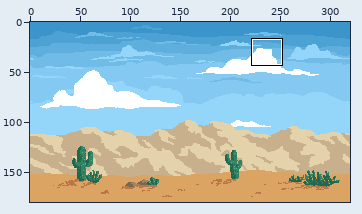
Two states of a pixel-art file, aseprite/Background.aseprite. Above, an overview of the earlier version with the close-up marked.
Close-up. As it was:
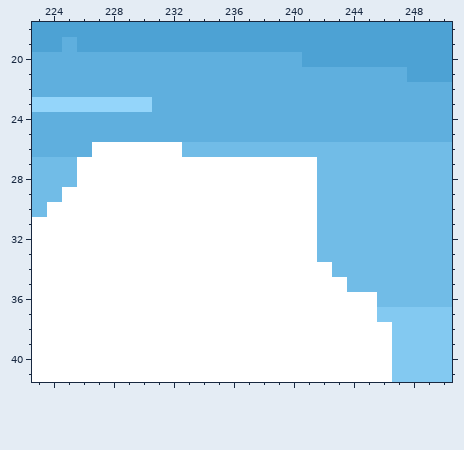
320x180 pixels, 1 frame. Shown: x 223..250, y 18..41. The commit also changed other parts of the picture, which this record leaves out.
New version:
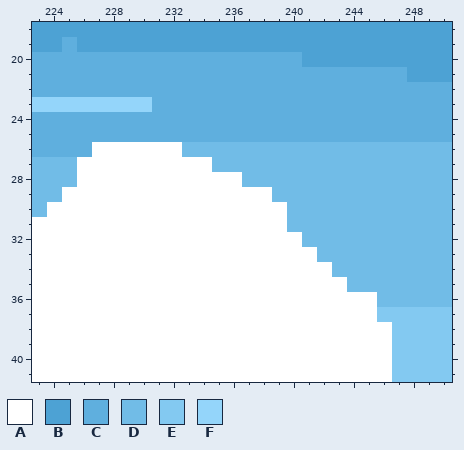
Palette (. is transparent): A #ffffff  B #4da2d4  C #5fafde  D #71bce7  E #83c9f1  F #94d5fa
From old to new:
Layer "Clouds foreground":
The author changed colour A to colour D in row 27 at x 235 to 241; in row 28 at x 237 to 241; in row 29 at x 239 to 241; in rows 30 to 31 at x 240 to 241; in row 32 at x 241.
